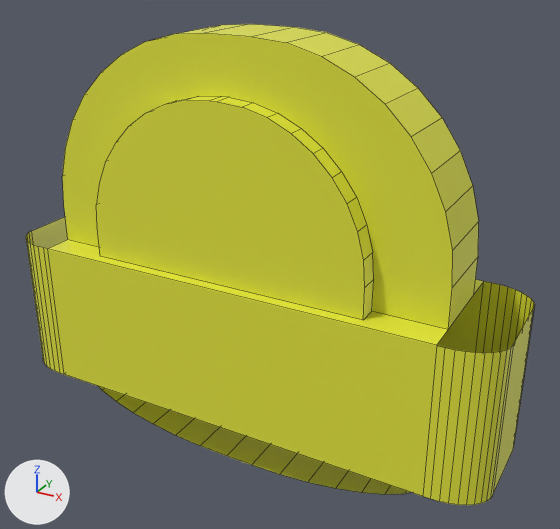
Renders of the FBX model Assets/Furniture Assets/FBX/walllight.fbx from each side of a commit.
Camera for both pictures: a camera (50 mm lens) standing at (5.17, -8.68, 5.5) and looking at (0.32, 0.14, 1.1). Lighting does not change. The marker at lower left points along +X, +Y and +Z. Mesh edges are drawn as thin lines. Vertices at the same position are counted once.
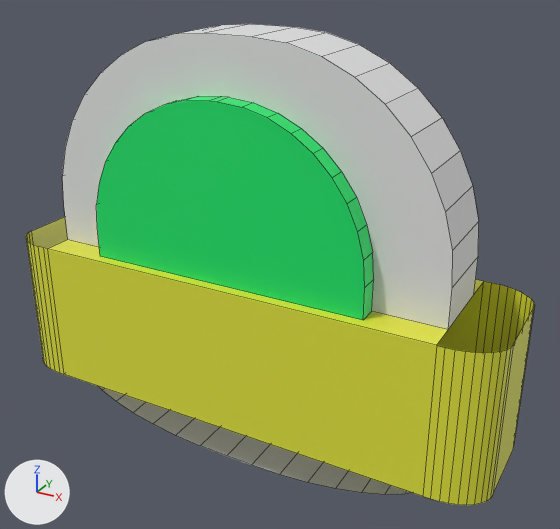
Pixel boxes [x1, y1, x2, y2] of what changed, in the pictures (560 x 529 px):
part 1 of me_cube, recoloured (yellow to white)
    both: [62, 24, 479, 494]
part 2 of me_cube, recoloured (yellow to green)
    both: [96, 96, 374, 320]

What the commit changed:
Material 'Material.001' (mat_material_001) is new.
Its base color is (0.8, 0.8, 0.8) (white #e7e7e7).
Material 'Material.002' (mat_material_002) is new.
Its base color is (0.00876, 0.8, 0.152) (green #17e76d).
me_cube has 216 vertices, 113 faces and spans x -3.75..3.75, y -1.0..1.0, z -1.95..4.29.
me_cube is used by ob_cube; location (0.0, 0.0, 0.0).
me_cube part 1: all 42 faces centred in x -3.0..2.99, y -0.56..0.51, z -1.95..4.29 switch from mat_material (yellow #e5e73d) to mat_material_001 (white #e7e7e7).
me_cube part 2: all 22 faces centred in x -2.13..2.01, y -0.84..-0.7, z 1.3..3.54 switch from mat_material (yellow #e5e73d) to mat_material_002 (green #17e76d).
